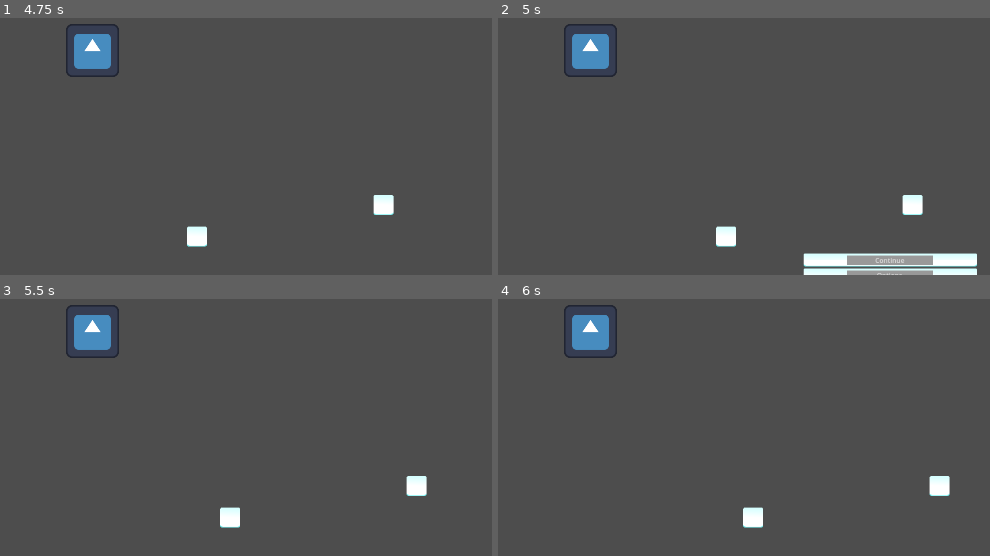
Above: before the commit, frames 1-4 (two rows, left to right).
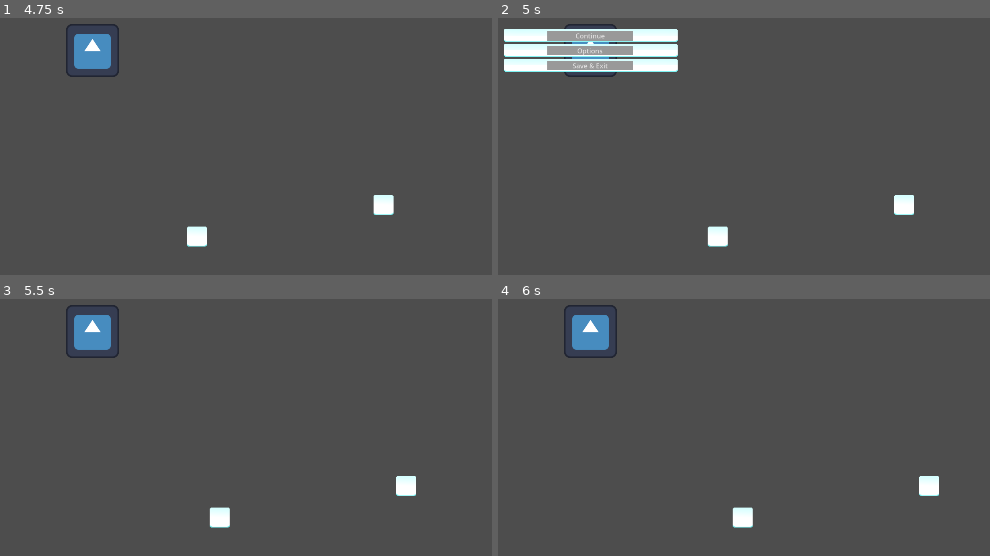
Above: after the commit, the same moments.

Repository: BlueEyedKing/PurpleTeamGameProject
Game: Godot game, scene res://main.tscn
The game is run twice, just before and just after one commit, with the same random seed, the same clock (stepped at 60 frames per second) and the same inputs. The engine's default icon, where the game draws it, is replaced by a stand-in: a white triangle on a blue panel in a dark square.
Inputs:
- Up to frame 1 (4.75 s): click "Start Game" at 0.5 s; tap Enter at 1.25 s; hold D (right) 1.28-2.03 s; hold E (advance_dialog) 1.28-2.03 s; hold S (down) 2.03-2.78 s; tap E (advance_dialog) at 2.1, 3.6 s; hold D (right) 2.78-3.53 s; hold E (advance_dialog) 2.78-3.53 s; hold W (up) 3.53-4.28 s; hold A (left) from 4.28 s (still down); hold E (advance_dialog) from 4.28 s (still down)
- Up to frame 2 (5 s): keep holding A (left); keep holding E (advance_dialog); tap Escape (pause) at 4.9 s
- Up to frame 3 (5.5 s): release A (left) at 5 s; release E (advance_dialog) at 5 s; click "Continue" at 5 s
- Up to frame 4 (6 s): tap Space at 5.75 s; hold A (left) from 5.78 s (still down); tap E (advance_dialog) at 5.85 s

Frame 1 is identical in both runs. In frame 2, 8.8% of the frame differs, in the area x 1-98%, y 4-100%; in frame 3, 0.7%; in frame 4, 0.7%.

Commit message:
refac: clearer code/namings + working ui
changed UI control node into -> CanvasLayer node, since its centered on viewport

Diff:
--- a/game-project/States/state_manager.gd
+++ b/game-project/States/state_manager.gd
@@ -1,13 +1,12 @@
 extends Node
 
 var state_stack : Array = []
-
-@onready var ui: Control = $"../UI"
-@onready var level_manager: Node = $"../Utilities/LevelManager"
-@onready var saver_loader: SaverLoader = %SaverLoader
+@onready var ui: CanvasLayer = $"../../UI"
+@onready var saver_loader: SaverLoader = $"../SaverLoader"
+@onready var level_manager: Node = $"../LevelManager"
 
 
-signal return_to_main_menu_requested
+#signal return_to_main_menu_requested
 signal state_changed(new_state)
 
 func push_state(state) -> void:
@@ -31,7 +30,10 @@
 		pop_state()
 
 func save_and_quit() -> void:
-	return_to_main_menu_requested.emit()
+	saver_loader.save_game()
+	clear_stack()
+	push_state(MainMenuState.new(self))
+	#return_to_main_menu_requested.emit()
 
 func show_ui(scene) -> void:
 	ui.add_child(scene)
--- a/game-project/UI/pause_menu.gd
+++ b/game-project/UI/pause_menu.gd
@@ -8,7 +8,7 @@
 
 # Called when the node enters the scene tree for the first time.
 func _ready() -> void:
-	process_mode = Node.PROCESS_MODE_ALWAYS
+	process_mode = Node.PROCESS_MODE_ALWAYS #PROCESS_MODE_WHEN_PAUSED
 	continue_button.pressed.connect(_on_continue_pressed)
 	quit_button.pressed.connect(_on_save_and_quit_pressed)
 
--- a/game-project/level_manager.gd
+++ b/game-project/level_manager.gd
@@ -17,7 +17,7 @@
 			current_level = MAIN_CITY.instantiate()
 	world.add_child(current_level)
 
-	load_player()
+	load_player() # TODO move logic?
 
 func free_level() -> void:
 	if current_level:
--- a/game-project/main.gd
+++ b/game-project/main.gd
@@ -1,24 +1,26 @@
 extends Node
 
-@onready var state_manager: Node = $StateManager
-@onready var ui: Control = $UI
-@onready var saver_loader: Node = %SaverLoader
-@onready var ui_manager: Node = $Utilities/UIManager
+@onready var state_manager: Node = $Managers/StateManager
+@onready var ui: CanvasLayer = $UI
+@onready var saver_loader: SaverLoader = $Managers/SaverLoader
+@onready var ui_manager: Node = $Managers/UIManager
 
 # Called when the node enters the scene tree for the first time.
 func _ready() -> void:
-	state_manager.return_to_main_menu_requested.connect(_on_return_to_main_menu)
+#	state_manager.return_to_main_menu_requested.connect(_on_return_to_main_menu)
 	state_manager.state_changed.connect(_on_state_changed)
 	state_manager.push_state(MainMenuState.new(state_manager))
 
-func _on_return_to_main_menu() -> void:
-	saver_loader.save_game()
-	state_manager.clear_stack()
-	state_manager.push_state(MainMenuState.new(state_manager))
+#func _on_return_to_main_menu() -> void:
+	#saver_loader.save_game()
+	#state_manager.clear_stack()
+	#state_manager.push_state(MainMenuState.new(state_manager))
 
 func _on_state_changed(state) -> void:
 	print("stack size: ", state_manager.state_stack.size()) #debugging purposes
 	if state is PauseState:
 		ui_manager.show_pause_menu()
+		get_tree().paused = true
 	elif state is PlayingState:
 		ui_manager.hide_pause_menu()
+		get_tree().paused = false
--- a/game-project/main.tscn
+++ b/game-project/main.tscn
@@ -9,30 +9,26 @@
 [node name="Main" type="Node"]
 script = ExtResource("1_h2yge")
 
-[node name="UI" type="Control" parent="."]
-layout_mode = 3
-anchors_preset = 0
-offset_right = 40.0
-offset_bottom = 40.0
+[node name="UI" type="CanvasLayer" parent="."]
 
 [node name="HUD" type="Control" parent="UI"]
+layout_mode = 3
 anchors_preset = 0
 offset_right = 40.0
 offset_bottom = 40.0
 
 [node name="World" type="Node2D" parent="."]
 
-[node name="StateManager" type="Node" parent="."]
-script = ExtResource("1_ig7tw")
+[node name="Managers" type="Node" parent="."]
 
-[node name="Utilities" type="Node" parent="."]
-
-[node name="SaverLoader" type="Node" parent="Utilities"]
-unique_name_in_owner = true
+[node name="SaverLoader" type="Node" parent="Managers"]
 script = ExtResource("4_1bvp3")
 
-[node name="LevelManager" type="Node" parent="Utilities"]
+[node name="LevelManager" type="Node" parent="Managers"]
 script = ExtResource("2_h2yge")
 
-[node name="UIManager" type="Node" parent="Utilities"]
+[node name="UIManager" type="Node" parent="Managers"]
 script = ExtResource("5_lquwl")
+
+[node name="StateManager" type="Node" parent="Managers"]
+script = ExtResource("1_ig7tw")
--- a/game-project/ui_manager.gd
+++ b/game-project/ui_manager.gd
@@ -1,7 +1,7 @@
 extends Node
 
-@onready var state_manager: Node = $"../../StateManager"
-@onready var ui: Control = $"../../UI"
+@onready var state_manager: Node = $"../StateManager"
+@onready var ui: CanvasLayer = $"../../UI"
 
 var pause_menu
 
